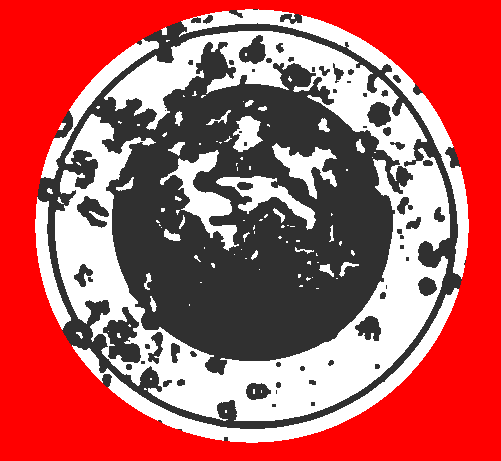
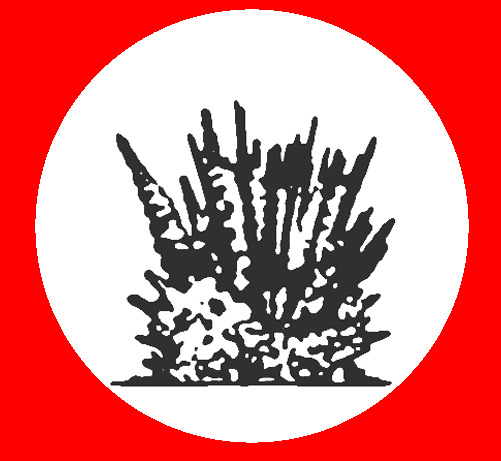
Comparing the layer stacks of the two 501 × 461 images. Changes:
added layer "Layer 36" above "Layer 21" over [96, 88, 405, 396]
hid "Layer 21" over [37, 9, 466, 441]
